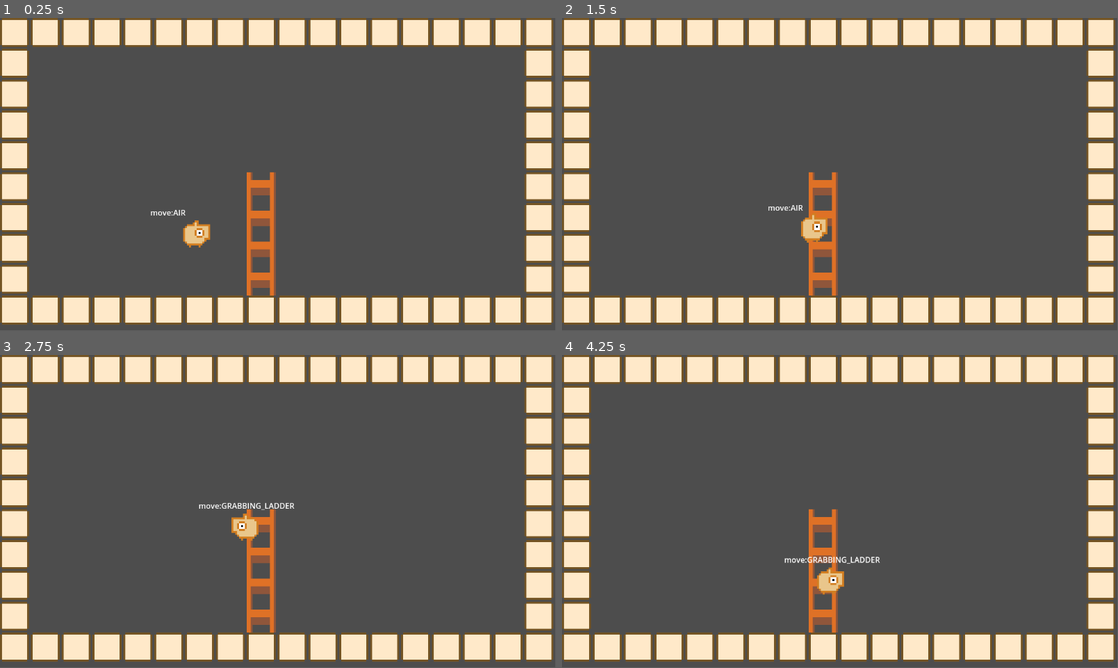
Above: before the commit, frames 1-4 (two rows, left to right).
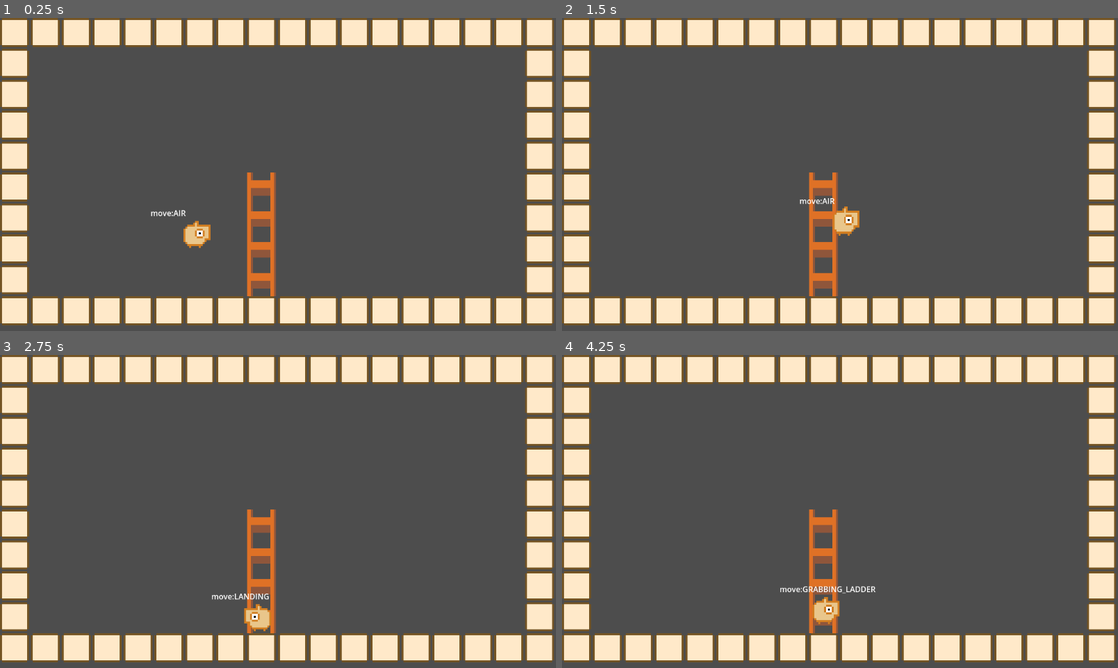
Above: after the commit, the same moments.

Repository: syun77/gd_inovania
Game: Godot game, scene res://Main.tscn
The game is run twice, just before and just after one commit, with the same random seed, the same clock (stepped at 60 frames per second) and the same inputs.
Inputs (mouse positions are in pixels of both pictures, inside the frame that each line leads up to):
- Up to frame 1 (0.25 s): no input
- Up to frame 2 (1.5 s): move the mouse to (962, 158) at 0.52 s; hold Right (ui_right) from 0.53 s (still down); tap Up (ui_up) at 0.6, 0.77, 1.07 s; move the mouse to (728, 190) at 1.27 s; tap Space (action) at 1.35 s
- Up to frame 3 (2.75 s): tap Up (ui_up) at 1.52, 1.55, 1.82, 2.1 s; move the mouse to (333, 442) at 2.02 s; release Right (ui_right) at 2.03 s; hold Left (ui_left) from 2.03 s (still down)
- Up to frame 4 (4.25 s): move the mouse to (812, 574) at 2.77 s; release Left (ui_left) at 2.78 s; hold Right (ui_right) from 2.78 s (still down); tap Space (action) at 2.85 s; tap Up (ui_up) at 3.02, 3.05, 3.32, 3.6, 3.77, 4.07 s; move the mouse to (1006, 558) at 3.52 s
The window is 799x449 before the commit and 800x450 after it. Grey fills any space a smaller window leaves; there, only what the larger window draws over its background counts as a difference.

The runs differ from the first frame. In frame 1, 2.9% of the frame differs, in the area x 0-100%, y 0-99%; in frame 2, 3.5%; in frame 3, 3.6%; in frame 4, 3.7%.

Commit message:
はしごジャンプを実装

Diff:
--- a/gd_inovania/project.godot
+++ b/gd_inovania/project.godot
@@ -19,6 +19,10 @@
 
 Common="*res://src/common/Common.gd"
 Ease="*res://src/common/Ease.gd"
+
+[display]
+
+window/stretch/mode="viewport"
 
 [editor]
 
--- a/gd_inovania/src/player/Player.gd
+++ b/gd_inovania/src/player/Player.gd
@@ -165,9 +165,7 @@
 
 	if _is_landing() == false and is_on_floor():
 		# 着地した瞬間.
-		_jump_scale = eJumpScale.LANDING
-		_jump_scale_timer = JUMP_SCALE_TIME
-		_jump_cnt = 0 # ジャンプ回数をリセット.
+		_just_landing(true)
 
 	# 移動状態の更新.
 	_update_move_state()
@@ -197,6 +195,15 @@
 
 	# アニメーションを更新.
 	_spr.frame = _get_anim()
+
+## 着地した瞬間.
+func _just_landing(is_scale_anim:bool) -> void:
+	if is_scale_anim:
+		# 着地演出.
+		_jump_scale = eJumpScale.LANDING
+		_jump_scale_timer = JUMP_SCALE_TIME
+	_jump_cnt = 0 # ジャンプ回数をリセット.
+
 
 ## HP回復処理.
 func _update_recovery(delta:float) -> void:
@@ -251,8 +258,11 @@
 			velocity.y = 300 * v
 		else:
 			velocity.y = 0
-
-	if _is_fall_through:
+		if _check_jump():
+			# ジャンプ開始.
+			_start_jump()
+			_move_state = eMoveState.AIR
+	elif _is_fall_through:
 		# 飛び降り中.
 		if _check_fall_through() == false:
 			# 飛び降り終了.
@@ -336,7 +346,7 @@
 	var MOVE_SPEED = _config.move_speed
 	var AIR_ACC_RATIO = _config.air_acc_ratio
 
-	if _is_in_the_air() == false:
+	if _is_in_the_air():
 		# 空中移動.
 		velocity.x = velocity.x * (1.0 - AIR_ACC_RATIO) + dir * MOVE_SPEED * AIR_ACC_RATIO
 		return
@@ -481,6 +491,8 @@
 			if Input.get_axis("ui_up", "ui_down") != 0:
 				# はしご開始.
 				_move_state = eMoveState.GRABBING_LADDER
+				# 着地 (着地アニメなし)
+				_just_landing(false)
 
 # 着地しているかどうか.
 func _is_landing() -> bool:
Not shown: 1 places in gd_inovania/assets/tiles/tile_set.tres that only renumber resources
